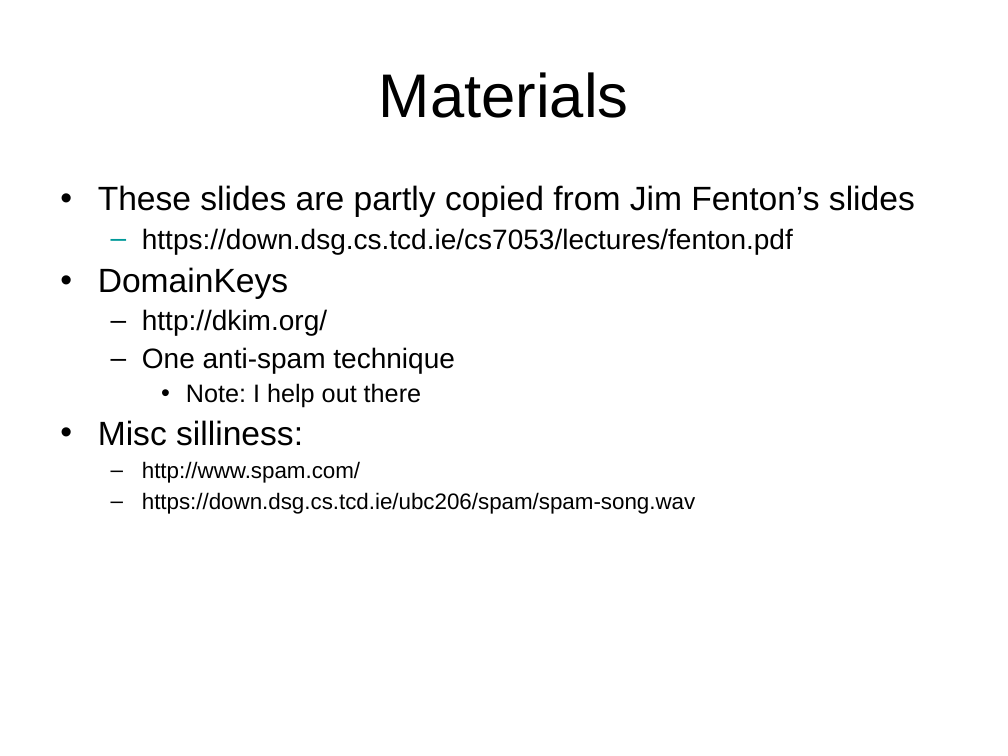
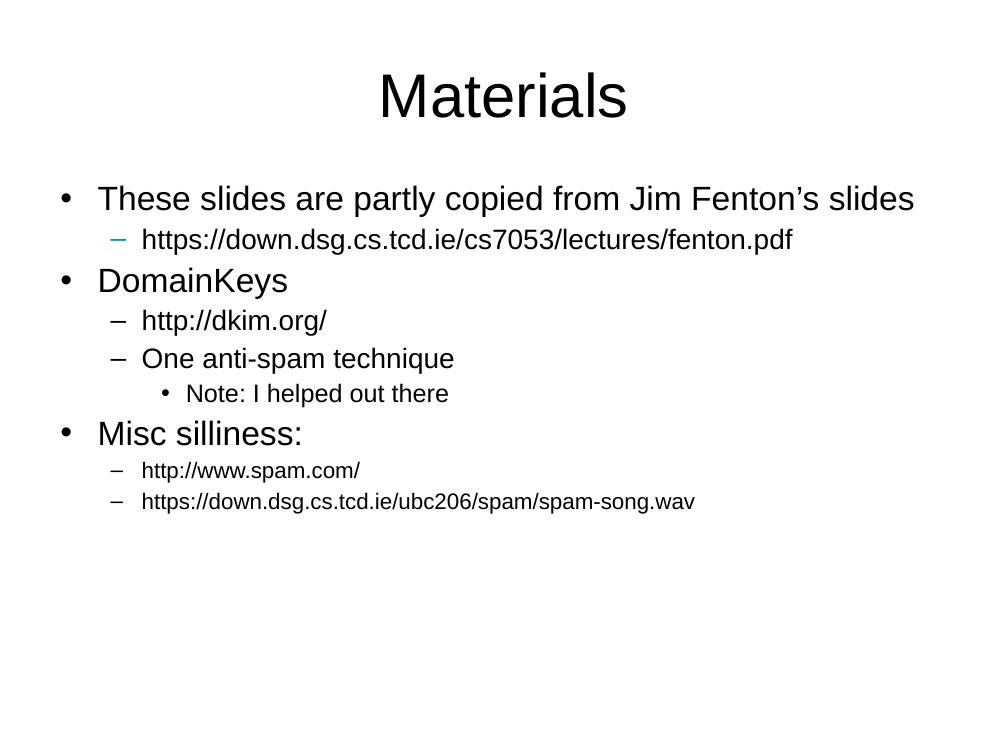
Before and after one commit to sftcd/cs7053, a slide deck: slide 3 of 2016lectures/04-spam.ppt. Drawn at 1008x756 pixels with LibreOffice and Linux fonts; fonts in the diff are those of the drawing. Boxes give left, top, right and bottom in pixels: in the first picture for what was removed or moved away, otherwise in the second. Text is boxed around its words. In the diff, an @@ line names an element or a change of style, - is before the commit and + after.

```diff
--- a/2016lectures/04-spam.ppt
+++ b/2016lectures/04-spam.ppt
@@ text at (186, 383, 449, 407): text changed @@
-    • Note: I help out there
+    • Note: I helped out there
```
Also in this commit, not shown: 2 other slides changed, 3 other files.
